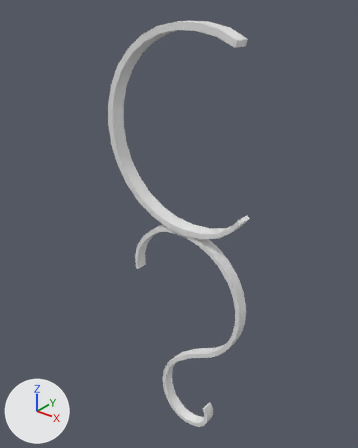
One commit to the OBJ model astro/3d_models/wind_chimes/hook.obj: the scene before it, then after it.
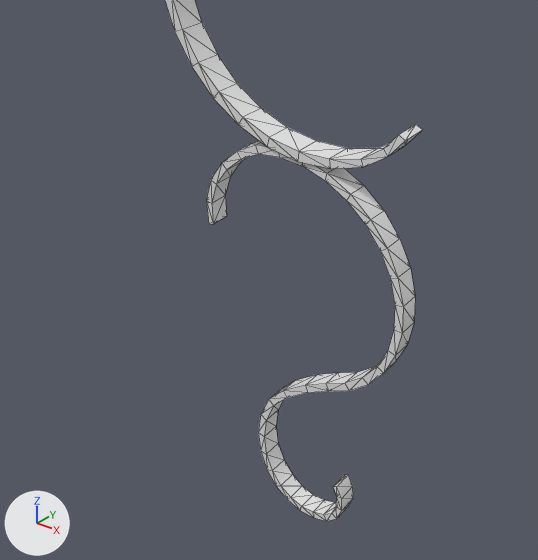
Each version is shown whole from a 50 mm camera at (1.99, -2.6, 2.36) aimed at (-0.16, 0.09, 0.69), then close up on the part from 7% to 87% of the width and 33% to 100% of the height. The lights are fixed; the arrows at lower left show +X, +Y and +Z. The first two pictures are the older version. The close-ups show mesh edges as thin lines. Where no turn or scale is listed for an object, it has been applied to the vertices.

The first close-up shows 'Wind_Chimes_Hook_Cube.029'.
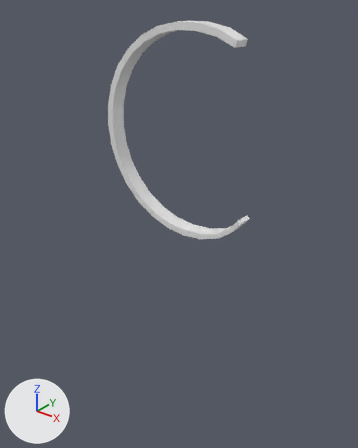
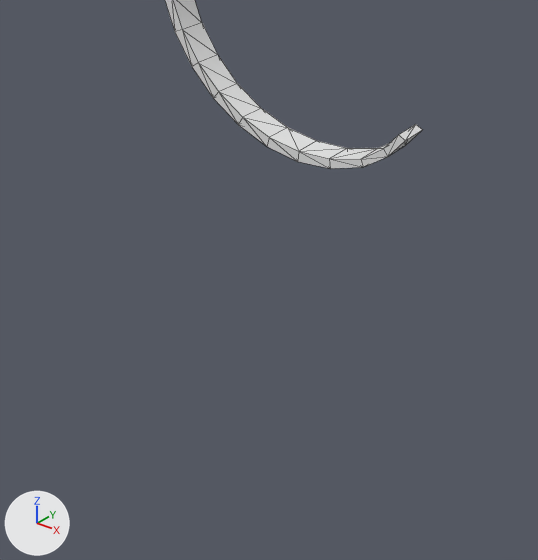
The edits, one by one:
me_wind_chimes_hook_cube_029 is used by ob_wind_chimes_hook_cube_029; location (0.0, 0.0, 0.0).
me_wind_chimes_hook_cube_029 had 232 vertices, 456 faces and spanned x -0.73..0.51, y -0.06..0.06, z -1.16..2.15.
me_wind_chimes_hook_cube_029 now has 88 vertices, 172 faces and spans x -0.73..0.48, y -0.05..0.06, z 0.7..2.15.
me_wind_chimes_hook_cube_029 part 1: the loose piece of 144 vertices spanning x -0.52..0.51, y -0.06..0.05, z -1.16..0.71 is deleted.

Pixel boxes (x1, y1, x2, y2) of what changed, in the close-ups (538 x 560 px):
'Wind_Chimes_Hook_Cube.029', reshaped: before (165, 0, 422, 521); after (165, 0, 422, 169)
part 1 of me_wind_chimes_hook_cube_029, deleted: before (206, 141, 415, 521)
